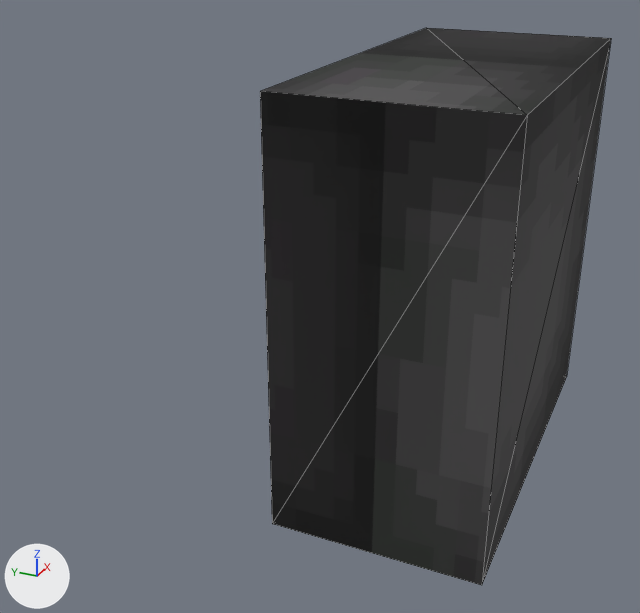
Renders of the glTF model trenchbroom/generated_models/ent_lock.glb from each side of a commit.
Both versions are drawn from a 50 mm lens placed at (-0.992, -0.395, 1.536), pointed at (-0.016, 0.044, 1.049). The axes (+X, +Y, +Z) are drawn at lower left. The lights are the same throughout. The picture after the commit comes second. Mesh edges are drawn as thin lines. Where no turn or scale is listed for an object, it has been applied to the vertices.

The older version as bpy lines, for what is in view:
```python
me_mesh_0 = bpy.data.meshes.new('Mesh_0')
me_mesh_0.from_pydata(...)  # a box spanning x -0.25..0.25, y -0.125..0.125, z -0.25..0.25
me_mesh_0.materials.append(mat_black)  # picture img_black2
ob_meshinstance3d = bpy.data.objects.new('MeshInstance3D', me_mesh_0)
ob_meshinstance3d.location = (0.0, -0.125, 1.125)
```
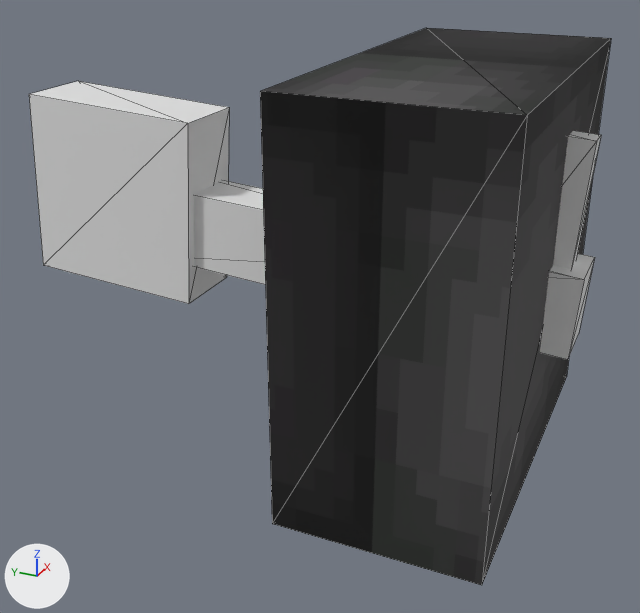
What differs and where, as boxes (x1, y1, x2, y2) in the pictures (640 x 613 px):
'MeshInstance3D22', added: after (29, 81, 229, 304)
'MeshInstance3D4', added: after (194, 180, 595, 360)
'MeshInstance3D32', added: after (553, 131, 601, 269)

Edits to the bpy script that builds the scene:
```text
Add me_mesh_7:
    me_mesh_7.from_pydata([(0.052, 0.116, 0.133), (-0.052, -0.132, 0.117), (-0.052, 0.116, 0.133), (0.052, -0.132, 0.117), (0.052, 0.132, -0.117), (-0.052, -0.116, -0.133), (-0.052, 0.132, -0.117), (0.052, -0.116, -0.133)], [], [(4, 2, 0), (4, 6, 2), (5, 3, 1), (5, 7, 3), (6, 1, 2), (6, 5, 1), (7, 0, 3), (7, 4, 0), (1, 0, 2), (1, 3, 0), (7, 6, 4), (7, 5, 6)])
Add me_mesh_4:
    me_mesh_4.from_pydata([(0.016, 0.038, 0.093), (-0.016, -0.05, 0.087), (-0.016, 0.038, 0.093), (0.016, -0.05, 0.087), (0.016, 0.05, -0.087), (-0.016, -0.038, -0.093), (-0.016, 0.05, -0.087), (0.016, -0.038, -0.093)], [], [(4, 2, 0), (4, 6, 2), (5, 3, 1), (5, 7, 3), (6, 1, 2), (6, 5, 1), (7, 0, 3), (7, 4, 0), (1, 0, 2), (1, 3, 0), (7, 6, 4), (7, 5, 6)])
Add me_mesh_3:
    me_mesh_3.from_pydata([(0.038, 0.284, 0.07), (-0.038, -0.291, 0.032), (-0.038, 0.284, 0.07), (0.038, -0.291, 0.032), (0.038, 0.291, -0.032), (-0.038, -0.284, -0.07), (-0.038, 0.291, -0.032), (0.038, -0.284, -0.07)], [], [(4, 2, 0), (4, 6, 2), (5, 3, 1), (5, 7, 3), (6, 1, 2), (6, 5, 1), (7, 0, 3), (7, 4, 0), (1, 0, 2), (1, 3, 0), (7, 6, 4), (7, 5, 6)])
Add ob_meshinstance3d22:
    ob_meshinstance3d22 = bpy.data.objects.new('MeshInstance3D22', me_mesh_7)
    ob_meshinstance3d22.location = (0.0, 0.341, 1.167)
Add ob_meshinstance3d32:
    ob_meshinstance3d32 = bpy.data.objects.new('MeshInstance3D32', me_mesh_4)
    ob_meshinstance3d32.location = (0.0, -0.23, 1.216)
Add ob_meshinstance3d4:
    ob_meshinstance3d4 = bpy.data.objects.new('MeshInstance3D4', me_mesh_3)
    ob_meshinstance3d4.location = (0.0, 0.002, 1.12)
```
